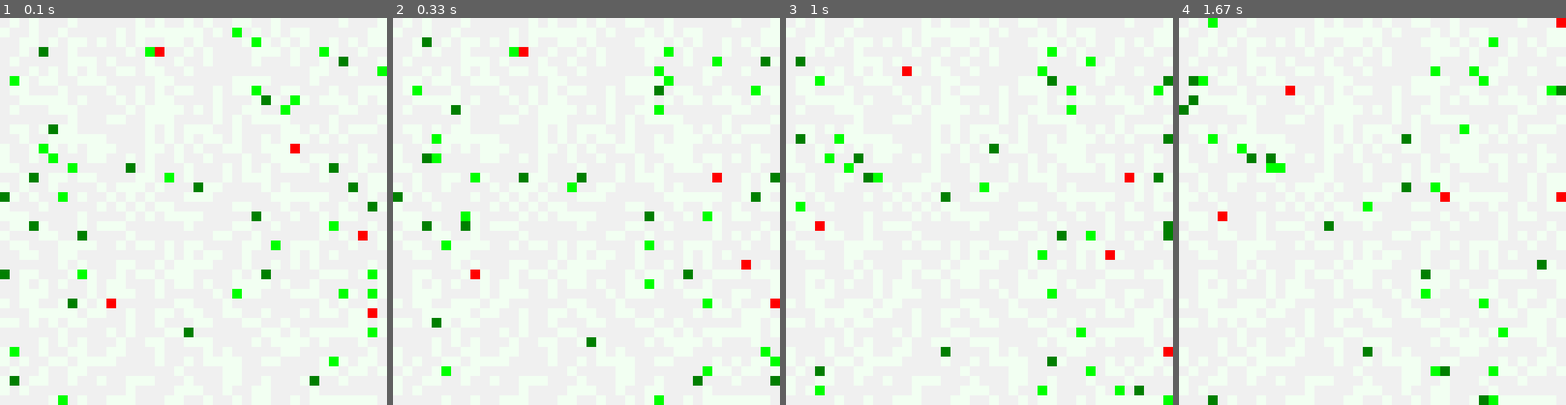
Above: before the commit, frames 1-4 (left to right).
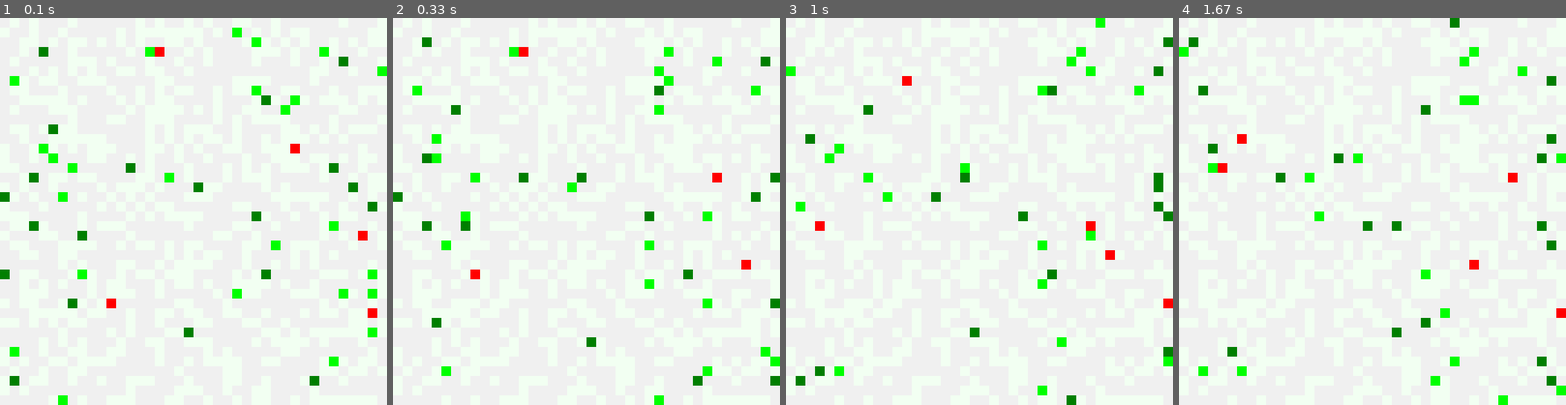
Above: after the commit, the same moments.

Repository: snisarg/263C
Game: pygame game, started from game.py
Two runs of this game, one before a commit and one after it. Both use one fixed random seed, a clock stepped at 60 frames per second and the inputs below. The source is Python 2; it was converted automatically to run under Python 3.
Inputs:
- Up to frame 1 (0.1 s): no input
- Up to frame 2 (0.33 s): no input
- Up to frame 3 (1 s): no input
- Up to frame 4 (1.67 s): no input

Frame 1 is identical in both runs. In frame 2, less than 0.1% of the frame differs, in the area x 97-100%, y 72-75%; in frame 3, 4.3%; in frame 4, 5.1%, in the area x 0-100%, y 0-100%.

Commit message:
Q Learning updated. Hard prey fightback included

Diff:
--- a/animat.py
+++ b/animat.py
@@ -151,7 +151,7 @@
     def __init__(self,x,y):
         Animat.__init__(self)
         self.position = [x, y]
-        self.energy = 400
+        self.energy = random.randint(1000,1200)
         # Set to true prey dies
         self.killed = False
 
@@ -187,7 +187,7 @@
         self.energy = 1000
         self.hunger_threshold = 1500
         self.killed = False
-        self.length = 0
+        self.wait_time = 0
 
     # Returns animat closest to predator's positions
     def __closest_animat(self):
@@ -203,6 +203,10 @@
         if game_clock % (config.predator_speed() + 1) == 0:
             return
 
+        if self.wait_time > 0:
+            self.wait_time -= 1
+            return
+
         anim = self.__closest_animat()
         if anim is None:
             coord = None    # No prey in sight
@@ -224,8 +228,29 @@
     def act(self):
         occupants = grid.singleton_grid.get_occupants_in(self.position)
         for animat in occupants:
-            if isinstance(animat, EPrey) or isinstance(animat, HPrey):
+            if isinstance(animat, EPrey):
                 grid.singleton_world.kill(animat)
+                # self.qlearn.doQLearning(self.get_reward(1), self.sense_state(self.__closest_animat()))
+            elif isinstance(animat, HPrey) and animat.energy <= self.energy:
+                grid.singleton_world.kill(animat)
+                # self.qlearn.doQLearning(self.get_reward(2), self.sense_state(self.__closest_animat()))
+            elif isinstance(animat, HPrey) and animat.energy > self.energy:
+                print "Hard prey fought back!"
+                # Both Predator and prey lose energy
+                animat.energy -= 100
+                self.energy -= 100
+                # Predator waits for 10 seconds
+                self.wait_time = 10
+                # self.qlearn.doQLearning(self.get_reward(3), self.sense_state(self.__closest_animat()))
+
+    def get_reward(self,x):
+        if x == 1:
+            return 0.5
+        elif x == 2:
+            return 1
+        else:
+            return -1
+
 
 
 # --- Return the state of the Animat
@@ -249,3 +274,6 @@
                 else:
                     list_state.append(State.PreyHardClosest)
             return list_state
+
+# So Easy prey are killed. Hard Prey fight back.
+# Predators on losing, must wait on spot, else they keep chasing hard prey continuously.
--- a/grid.py
+++ b/grid.py
@@ -143,6 +143,9 @@
         # Children have same Q tables as that of a random parent
         for i in range(predator_count):
             self.predators[i].qlearn = random.choice(best_predators).qlearn
+            self.predators[i].qlearn.prev_state = None
+            self.predators[i].qlearn.prev_max_index = None
+            self.predators[i].qlearn.current_action = None
 
 
     def __init_predator(self,count):
--- a/qlearning.py
+++ b/qlearning.py
@@ -88,16 +88,18 @@
 
         # Find Qt
         newqtemp = self.choose_action(state)    # Contains best action and it's weight
-        newq = newqtemp[1]  # Newq contains best weight
+        newq = newqtemp[1]  # Newq contains best/max weight
 
         # QLearning
-        newq = self.alpha*(reward+(self.gamma * newq)-oldq)  # Calculate newQ
+        # Q(t-1) = Q(t-1) + alpha * [ r + (gamma * max(Q(t)) - Q(t-1) ]
+
+        oldq += self.alpha*(reward+(self.gamma * newq)-oldq)  # Calculate newQ
 
         # print "Updated Q value ", oldq , newq
         # Update QValue and reflect in Table
-        print "Before", prev_state, prev_action
-        prev_action[prev_max_index+1] = newq
-        print "After", prev_action
+        # print "Before", prev_state, prev_action
+        prev_action[prev_max_index+1] = oldq
+        # print "After", prev_action
         self.table[tuple(prev_state)] = prev_action
 
 
